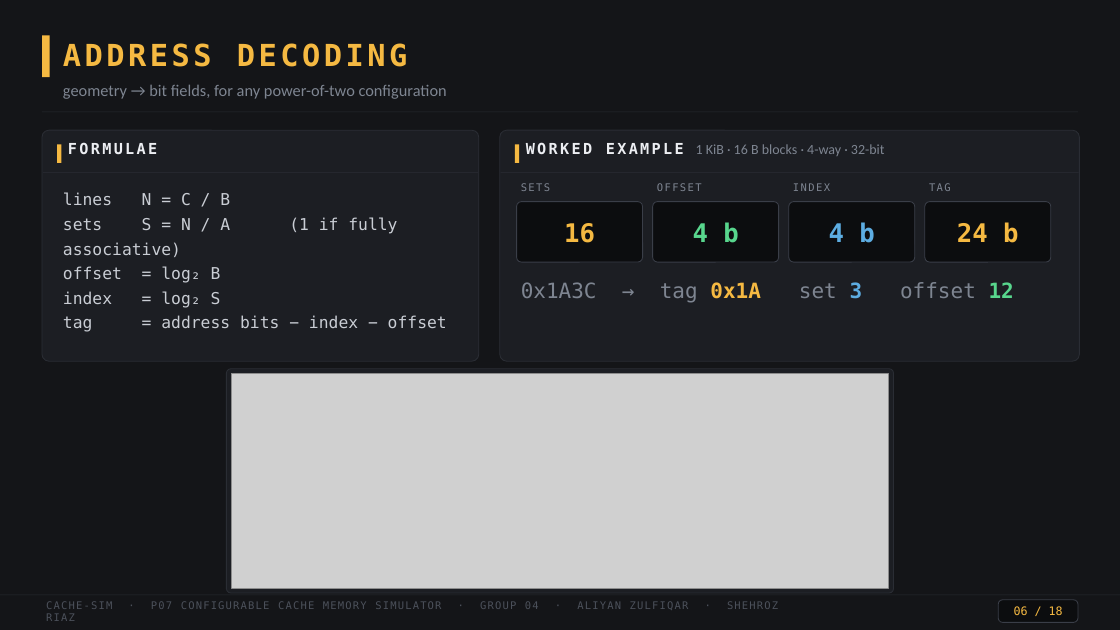
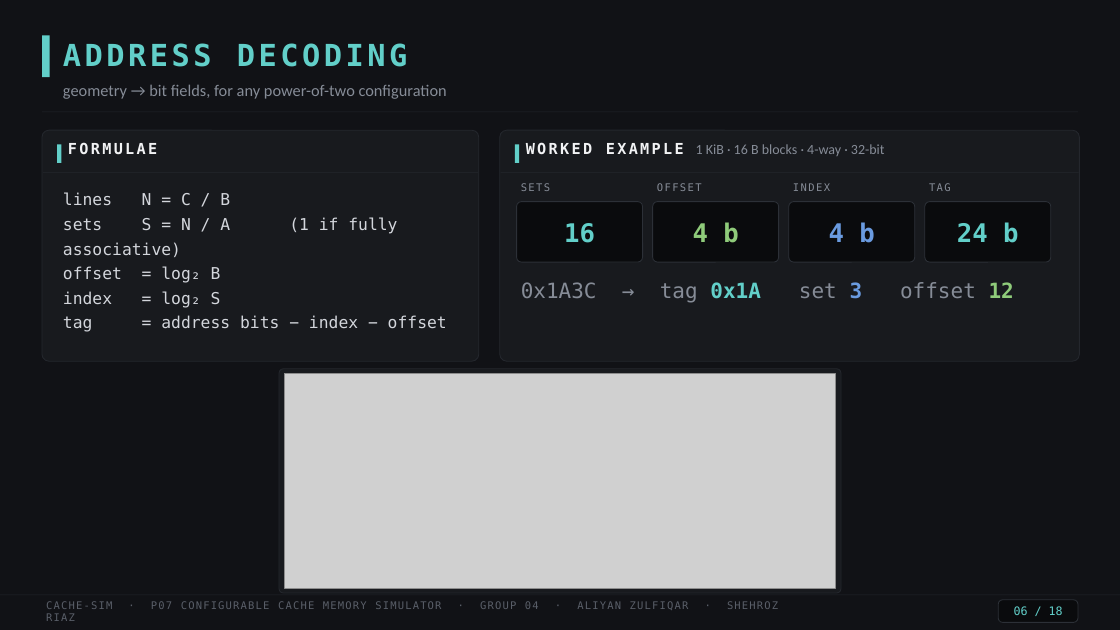
Before and after one commit to zorhehs/coa-lab-group4, a slide deck: slide 6 of docs/slides.pptx. Drawn at 1120x630 pixels with LibreOffice and Linux fonts; fonts in the diff are those of the drawing; grey boxes stand for pictures. Boxes give left, top, right and bottom in pixels: in the first picture for what was removed or moved away, otherwise in the second. Text is boxed around its words. In the diff, an @@ line names an element or a change of style, - is before the commit and + after.

```diff
--- a/docs/slides.pptx
+++ b/docs/slides.pptx
@@ background #141518 to #111216 @@
@@ text "FORMULAE" at (68,142,157,155): text colour #ECEEF2 to #F1F2F4 @@
@@ fill #F5B942 to #62CFC9 in 3 elements at (42,35,50,77), (57,145,61,163), (515,145,519,163) @@
@@ text colour #7E8591 to #868C97 in 4 elements at (521,183,550,191), (657,183,702,191), (793,183,830,191), (929,183,951,191) @@
@@ text "4 b" at (693,222,738,243): text colour #58D68D to #8FCB7A @@
@@ text "4 b" at (829,222,874,243): text colour #5DADE2 to #6A9BE0 @@
@@ text colour #F5B942 to #62CFC9 in 4 elements at (63,43,407,67), (1014,606,1063,615), (564,223,595,243), (957,222,1018,243) @@
@@ fill #0C0D0F to #0A0B0D; outline #3A3E48 0.75 pt to #2C3037 0.75 pt in 5 elements at (998,600,1078,623), (517,202,643,262), (653,202,779,262), (789,202,915,262), (925,202,1051,262) @@
@@ text "0x1A3C → tag 0x1A set ..." at (521,282,1014,303): text colour #7E8591 to #868C97 in "0x1A3C → tag set offset"; text colour #F5B942 to #62CFC9 in "0x1A"; text colour #5DADE2 to #6A9BE0 in "3"; text colour #58D68D to #8FCB7A in "12" @@
@@ fill #1C1E23 to #181A1E; outline #2A2D34 0.75 pt to #24272D 0.75 pt in 3 elements at (42,130,479,361), (500,130,1080,361), (279,369,841,593) @@
@@ rounded rectangle: place and size @@
-rounded rectangle at (227,369,894,593)
+rounded rectangle at (279,369,841,593)
@@ picture: place and size @@
-picture at (232,374,889,588)
+picture at (284,374,836,588)
@@ rectangle at (0,595,1120,596): fill #2A2D34 to #24272D @@
```
Also in this commit, not shown: 17 other slides changed, 12 other files.
